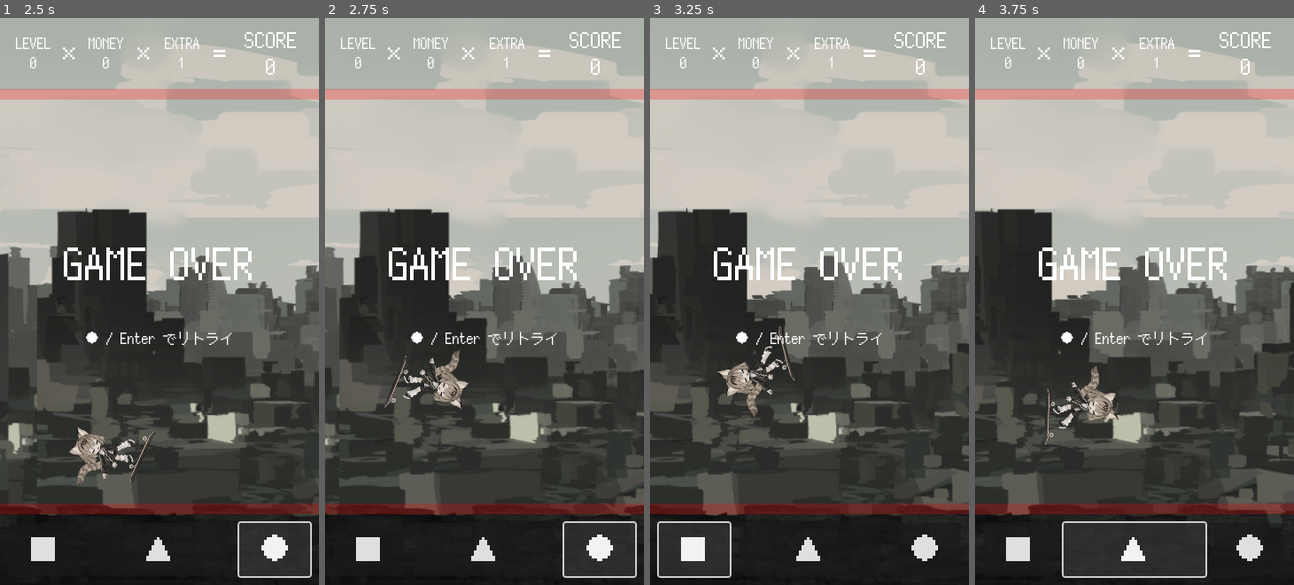
Above: before the commit, frames 1-4 (left to right).
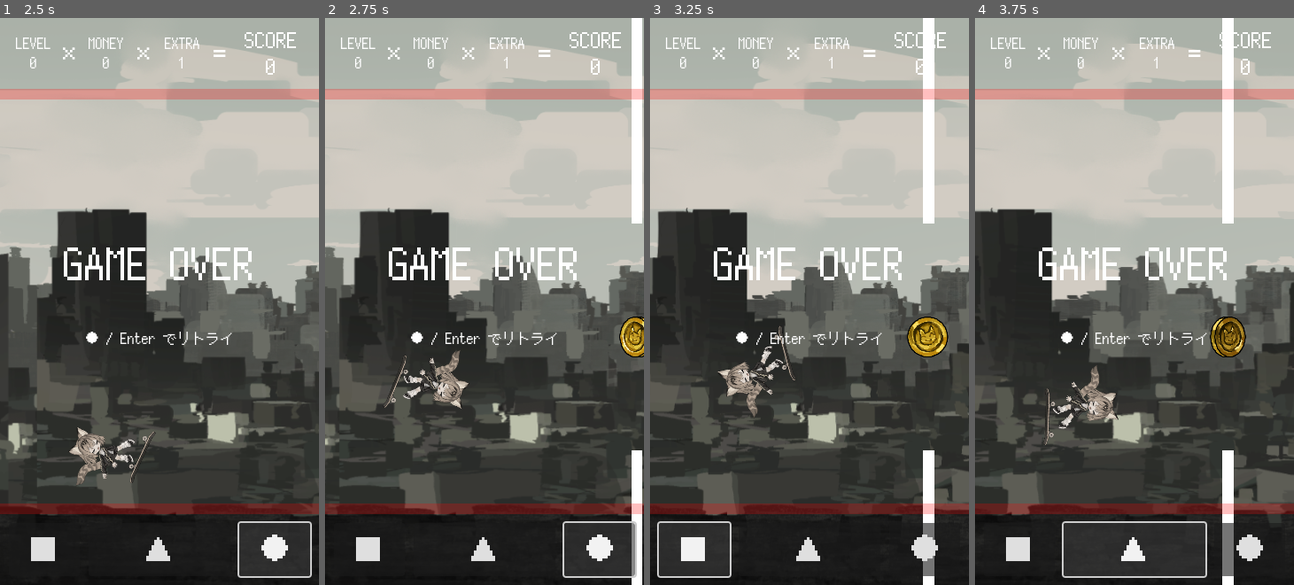
Above: after the commit, the same moments.

Repository: kamikoloss/gabsurf
Game: Godot game, scene res://scenes/main.tscn
Two runs of this game, one before a commit and one after it. Both use one fixed random seed, a clock stepped at 60 frames per second and the inputs below.
Inputs:
- Up to frame 1 (2.5 s): click "■" at 0.5 s; click "▲" at 1.25 s; click "●" at 2 s
- Up to frame 2 (2.75 s): no input
- Up to frame 3 (3.25 s): click "■" at 2.75 s
- Up to frame 4 (3.75 s): click "▲" at 3.5 s

Frame 1 is identical in both runs. In frame 2, 2.4% of the frame differs, in the area x 92-100%, y 0-100%; in frame 3, 2.7%; in frame 4, 2.8%, in the area x 73-85%, y 0-100%.

Commit message:
敵が飛んでくるようにした

Diff:
--- /dev/null
+++ b/scenes/enemy.gd
@@ -0,0 +1,9 @@
+extends Area2D
+
+
+# Variables
+var speed = 50 # 飛行速度 (px/s)
+
+
+func _process(delta):
+	position.x -= 50 * delta
--- a/scenes/enemy.tscn
+++ b/scenes/enemy.tscn
@@ -1,5 +1,6 @@
-[gd_scene load_steps=6 format=3 uid="uid://gcdoe2l0jlmr"]
+[gd_scene load_steps=7 format=3 uid="uid://gcdoe2l0jlmr"]
 
+[ext_resource type="Script" path="res://scenes/enemy.gd" id="1_8q5bn"]
 [ext_resource type="Texture2D" uid="uid://dihvqfmg1whbt" path="res://images/enemy1.png" id="1_dp5p4"]
 [ext_resource type="Texture2D" uid="uid://js8md7ddgw43" path="res://images/enemy2.png" id="2_i21dx"]
 [ext_resource type="Texture2D" uid="uid://bs6k5efq4hhpc" path="res://images/circle.png" id="3_tfefr"]
@@ -21,8 +22,9 @@
 [sub_resource type="CircleShape2D" id="CircleShape2D_h7ter"]
 radius = 64.0
 
-[node name="Enemy" type="Area2D"]
+[node name="Enemy" type="Area2D" groups=["Wall"]]
 scale = Vector2(0.2, 0.2)
+script = ExtResource("1_8q5bn")
 
 [node name="AnimatedSprite2D" type="AnimatedSprite2D" parent="."]
 sprite_frames = SubResource("SpriteFrames_ltb2c")
@@ -32,6 +34,7 @@
 shape = SubResource("CircleShape2D_h7ter")
 
 [node name="CollisionCircle" type="Sprite2D" parent="."]
+visible = false
 self_modulate = Color(1, 0, 0, 0.25098)
 scale = Vector2(0.5, 0.5)
 texture = ExtResource("3_tfefr")
--- a/scenes/game.gd
+++ b/scenes/game.gd
@@ -138,7 +138,7 @@
 	var _gate = GATE_SCENE.instantiate()
 	var _height_diff = _rng.randf_range(GATE_HEIGHT_MIN, GATE_HEIGHT_MAX)
 	_gate.position.x += (_hero.position.x + 360)
-	_gate.position.y += _height_diff
+	_gate.position.y += (_height_diff + 320)
 	get_tree().root.get_node("Main").add_child(_gate)
 
 
--- a/scenes/gate.tscn
+++ b/scenes/gate.tscn
@@ -71,10 +71,9 @@
 texture = ExtResource("1_qsvs6")
 
 [node name="Gates" type="Node2D" parent="."]
-position = Vector2(180, 320)
 
 [node name="GateTop" type="Area2D" parent="Gates" groups=["Wall"]]
-position = Vector2(0, -320)
+position = Vector2(0, -384)
 scale = Vector2(0.05, 2)
 
 [node name="Square" type="Sprite2D" parent="Gates/GateTop"]
@@ -84,7 +83,7 @@
 shape = SubResource("RectangleShape2D_4c1x3")
 
 [node name="GateBottom" type="Area2D" parent="Gates" groups=["Wall"]]
-position = Vector2(0, 320)
+position = Vector2(0, 384)
 scale = Vector2(0.05, 2)
 
 [node name="Square" type="Sprite2D" parent="Gates/GateBottom"]
--- a/scenes/main.tscn
+++ b/scenes/main.tscn
@@ -231,14 +231,15 @@
 animation = &"jump"
 autoplay = "default"
 
+[node name="CollisionShape2D" type="CollisionShape2D" parent="Game/Hero"]
+scale = Vector2(1, 1)
+shape = SubResource("CircleShape2D_oj05t")
+
 [node name="CollisionCircle" type="Sprite2D" parent="Game/Hero"]
 visible = false
 self_modulate = Color(0, 1, 0, 0.25098)
 scale = Vector2(0.5, 0.5)
 texture = ExtResource("4_h180i")
-
-[node name="CollisionShape2D" type="CollisionShape2D" parent="Game/Hero"]
-shape = SubResource("CircleShape2D_oj05t")
 
 [node name="Area2D" type="Area2D" parent="Game/Hero"]
 
